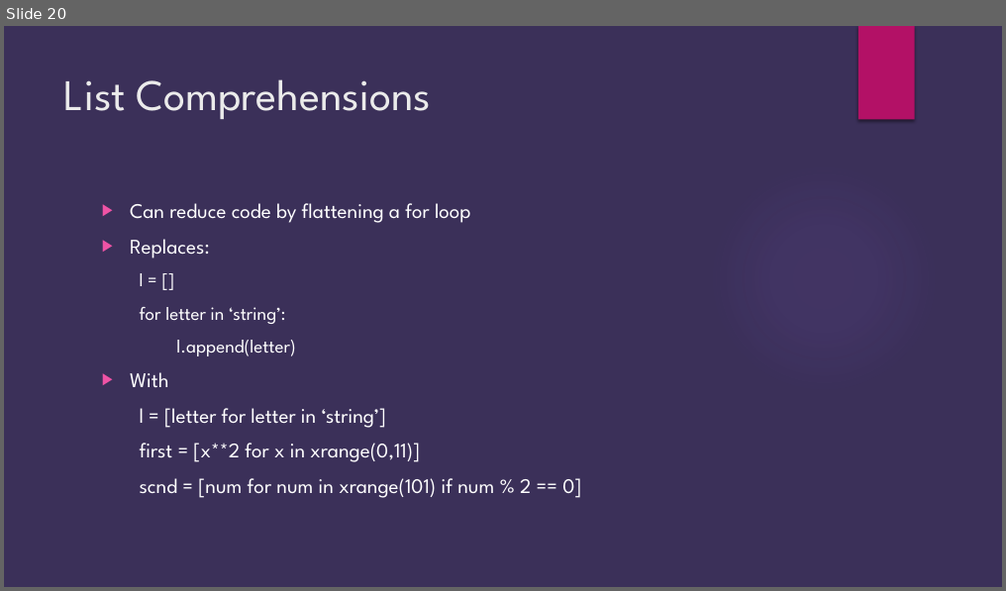
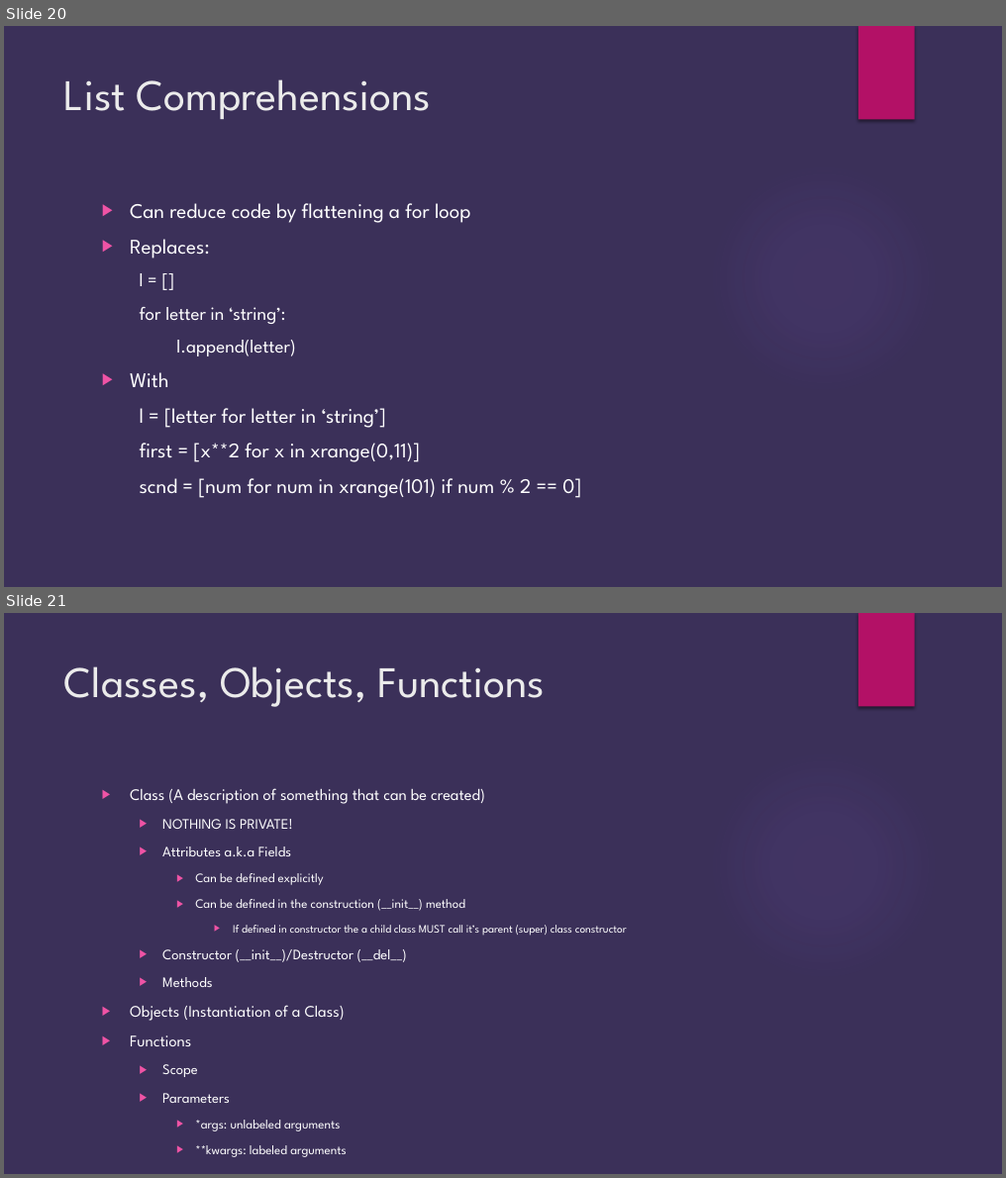
Before and after one commit to brianjgrier/Python-Overview, a slide deck: Python Introduction.pptx. Shown one above the other, each under a label of ours: slide 20 before the commit, slides 20 and 21 after it. The pictures are 1006x591 and 1006x1178 pixels, drawn with LibreOffice and Linux fonts; fonts in the diff are those of the drawing; background and template pictures are left out. Boxes give left, top, right and bottom in pixels: in the first picture for what was removed or moved away, otherwise in the second. Text is boxed around its words. In the diff, an @@ line names an element or a change of style, - is before the commit and + after.

```diff
--- a/Python Introduction.pptx
+++ b/Python Introduction.pptx
@@ slide 21 added at (x1=4, y1=613, x2=1002, y2=1174), background #3B3059; not listed: 2 template elements that a slide beside it also shows @@
@@ title added at (x1=64, y1=666, x2=545, y2=707), 42 pt, text #EBEBEB @@
+Classes, Objects, Functions
@@ text added at (x1=130, y1=788, x2=627, y2=1132), 12.4 pt, text #FFFFFF @@
+▶ Class (A description of something that can be created)
+  ▶ NOTHING IS PRIVATE!
+  ▶ Attributes a.k.a Fields
+    ▶ Can be defined explicitly
+    ▶ Can be defined in the construction (__init__) method
+      ▶ If defined in constructor the a child class MUST call it’s parent (super) class constructor
+  ▶ Constructor (__init__)/Destructor (__del__)
+  ▶ Methods
+▶ Objects (Instantiation of a Class)
+▶ Functions
+  ▶ Scope
+  ▶ Parameters
+    ▶ *args: unlabeled arguments
+    ▶ **kwargs: labeled arguments
```
Also in this commit, not shown: 12 slides changed, 2 other slides added.
